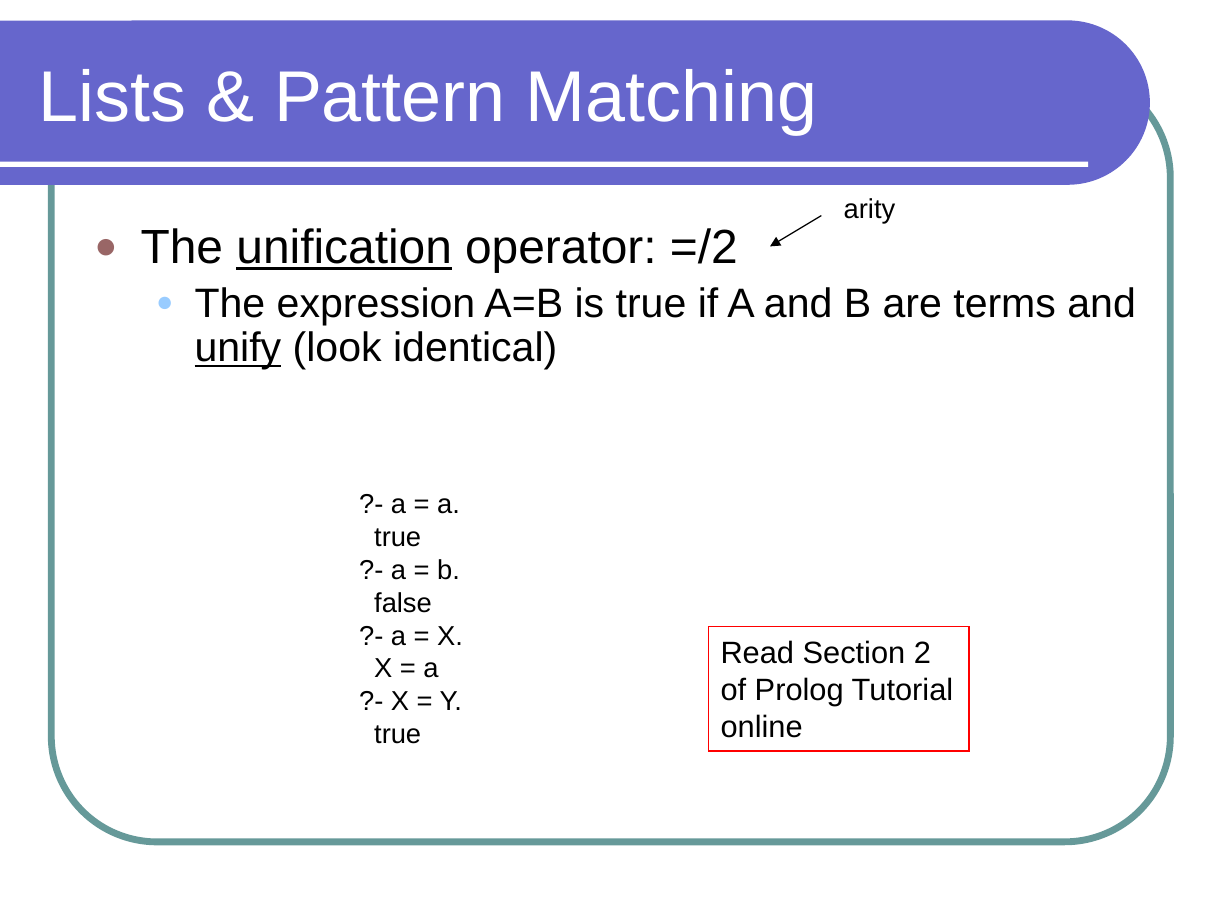
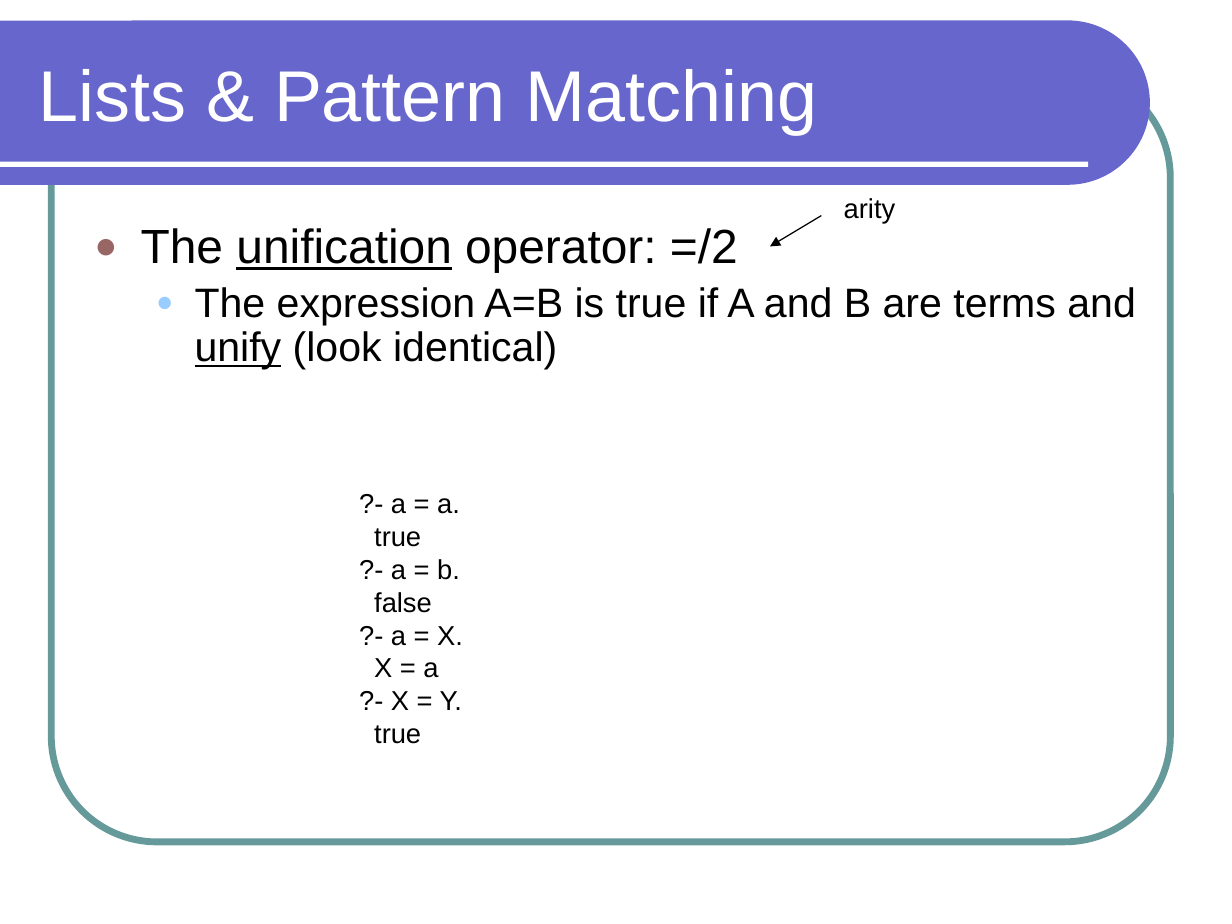
Before and after one commit to lutzhamel/phl-prolog, a slide deck: slide 24 of philosophy-prolog.pptx (slide 23 before the commit). Drawn at 1232x924 pixels with LibreOffice and Linux fonts; fonts in the diff are those of the drawing. Boxes give left, top, right and bottom in pixels: in the first picture for what was removed or moved away, otherwise in the second. Text is boxed around its words. In the diff, an @@ line names an element or a change of style, - is before the commit and + after.

```diff
--- a/philosophy-prolog.pptx
+++ b/philosophy-prolog.pptx
@@ rectangle removed at (x1=708, y1=626, x2=970, y2=750) @@
-Read Section 2
-of Prolog Tutorial
-online
```
Also in this commit, not shown: 3 other slides changed, 1 slide added, 1 other file.
